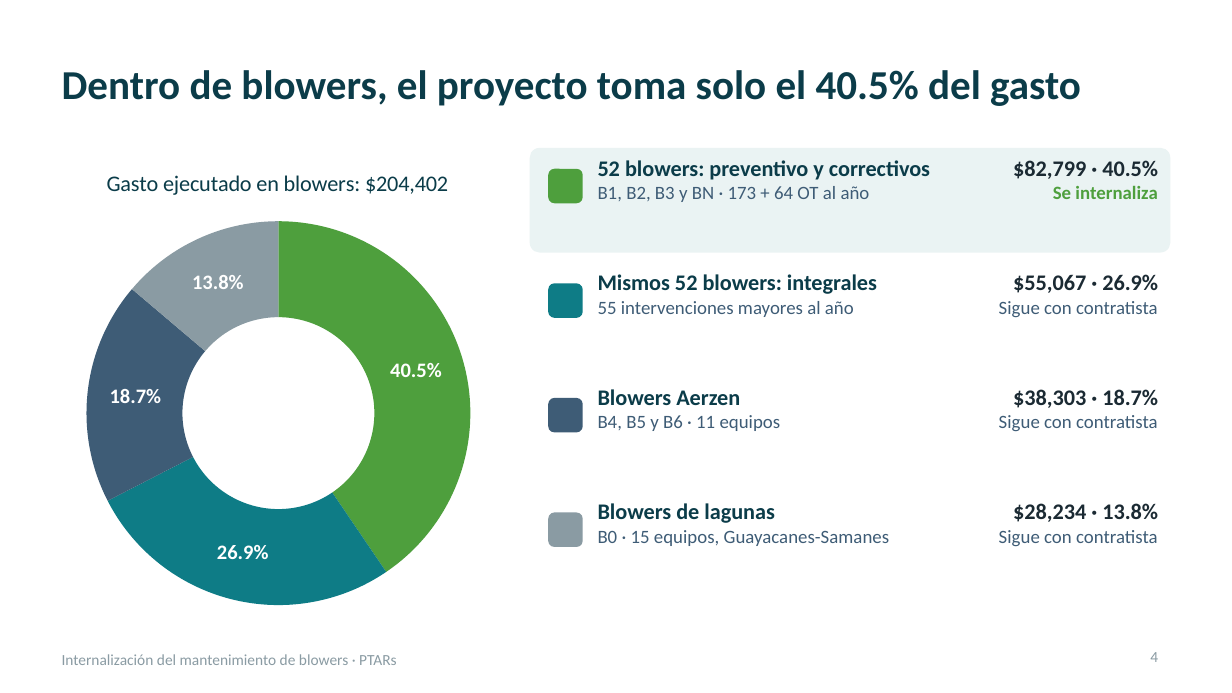
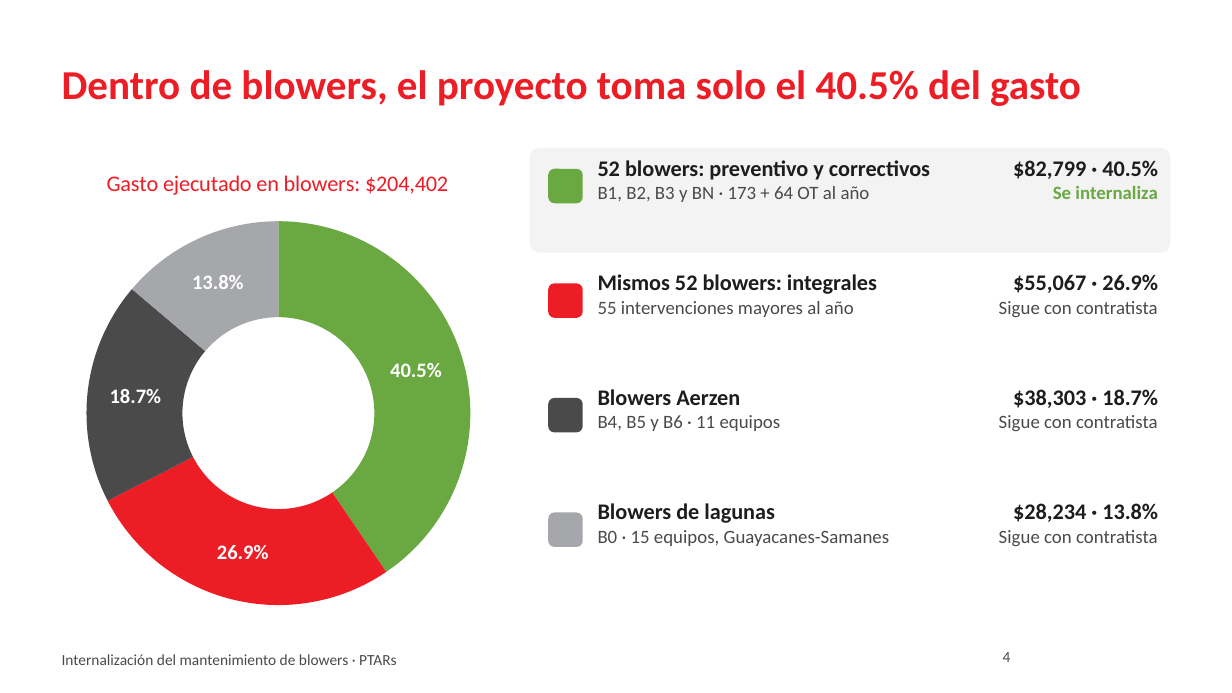
Before and after one commit to jjsamcar/Codigo-IA, a slide deck: slide 4 of presentaciones/Blowers_PTARs_Resumen_Gerencia.pptx. Drawn at 1232x693 pixels with LibreOffice and Linux fonts; fonts in the diff are those of the drawing; background and template pictures are left out. Boxes give left, top, right and bottom in pixels: in the first picture for what was removed or moved away, otherwise in the second. Text is boxed around its words. In the diff, an @@ line names an element or a change of style, - is before the commit and + after.

```diff
--- a/presentaciones/Blowers_PTARs_Resumen_Gerencia.pptx
+++ b/presentaciones/Blowers_PTARs_Resumen_Gerencia.pptx
@@ title "Dentro de blowers, el proyecto ..." at [62, 70, 1081, 106]: text colour #0B3C49 to #ED1D26 @@
@@ doughnut chart at [49, 148, 505, 622] @@
@@ colours of single points changed @@
@@ lettering changed @@
@@ rounded rectangle at [530, 148, 1170, 253]: fill #EAF3F3 to #F3F3F3 @@
@@ rounded rectangle at [548, 169, 583, 203]: fill #4E9F3D to #6AA842 @@
@@ text "52 blowers: preventivo y correctivos" at [598, 160, 930, 202]: text colour #0B3C49 to #1D1D1B in "52 blowers: preventivo y correctivos"; text colour #3E5C76 to #4A4A4A in "B1, B2, B3 y BN · 173 ..." @@
@@ text "$82,799 · 40.5%" at [1013, 160, 1158, 199]: text colour #1B2A33 to #1D1D1B in "$82,799 · 40.5%"; text colour #4E9F3D to #6AA842 in "Se internaliza" @@
@@ text "Mismos 52 blowers: integrales" at [598, 274, 877, 317]: text colour #0B3C49 to #1D1D1B in "Mismos 52 blowers: integrales"; text colour #3E5C76 to #4A4A4A in "55 intervenciones mayores al año" @@
@@ text "$55,067 · 26.9%" at [999, 274, 1158, 317]: text colour #1B2A33 to #1D1D1B in "$55,067 · 26.9%"; text colour #3E5C76 to #4A4A4A in "Sigue con contratista" @@
@@ rounded rectangle at [548, 283, 583, 318]: fill #0E7C86 to #ED1D26 @@
@@ text "Blowers Aerzen" at [598, 389, 781, 431]: text colour #0B3C49 to #1D1D1B in "Blowers Aerzen"; text colour #3E5C76 to #4A4A4A in "B4, B5 y B6 · 11 equipos" @@
@@ text "$38,303 · 18.7%" at [999, 389, 1158, 431]: text colour #1B2A33 to #1D1D1B in "$38,303 · 18.7%"; text colour #3E5C76 to #4A4A4A in "Sigue con contratista" @@
@@ rounded rectangle at [548, 398, 583, 432]: fill #3E5C76 to #4A4A4A @@
@@ text "Blowers de lagunas" at [598, 503, 890, 546]: text colour #0B3C49 to #1D1D1B in "Blowers de lagunas"; text colour #3E5C76 to #4A4A4A in "B0 · 15 equipos, Guayacanes-Samanes" @@
@@ text "$28,234 · 13.8%" at [999, 503, 1158, 546]: text colour #1B2A33 to #1D1D1B in "$28,234 · 13.8%"; text colour #3E5C76 to #4A4A4A in "Sigue con contratista" @@
@@ rounded rectangle at [548, 513, 583, 547]: fill #8A9BA3 to #A5A7AA @@
@@ text "Internalización del mantenimiento de blowers ..." at [62, 654, 397, 665]: text colour #8A9BA3 to #4A4A4A @@
@@ page number: place and size @@
-page number at [1150, 652, 1158, 662]
+page number at [1003, 652, 1011, 662]
@@ page number at [1003, 652, 1011, 662]: text colour #8A9BA3 to #4A4A4A @@
```
Also in this commit, not shown: 14 other slides changed.
